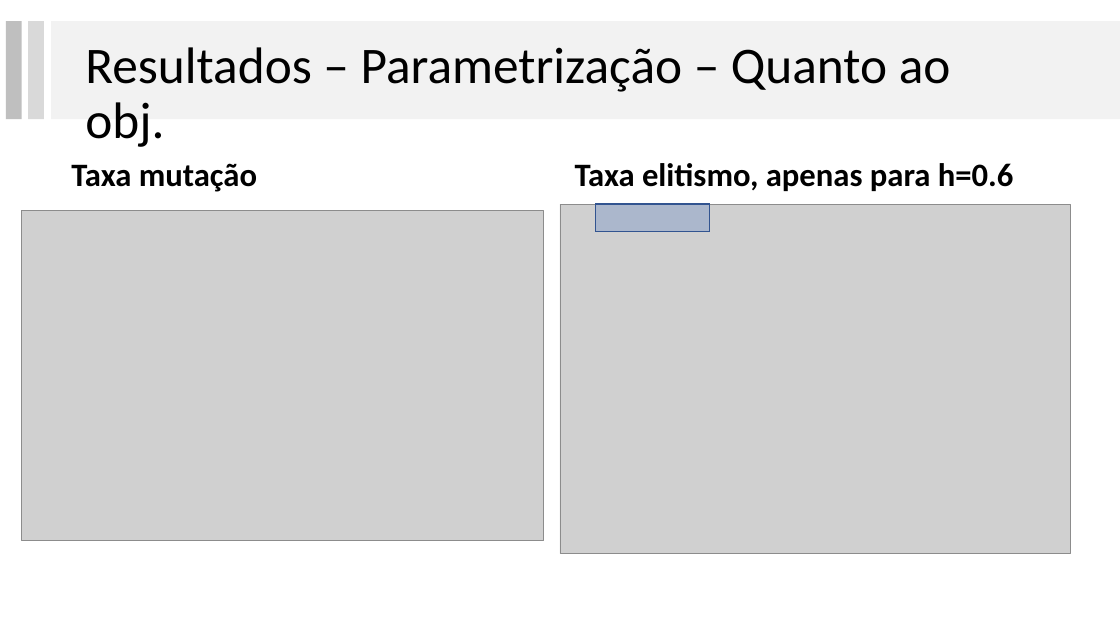
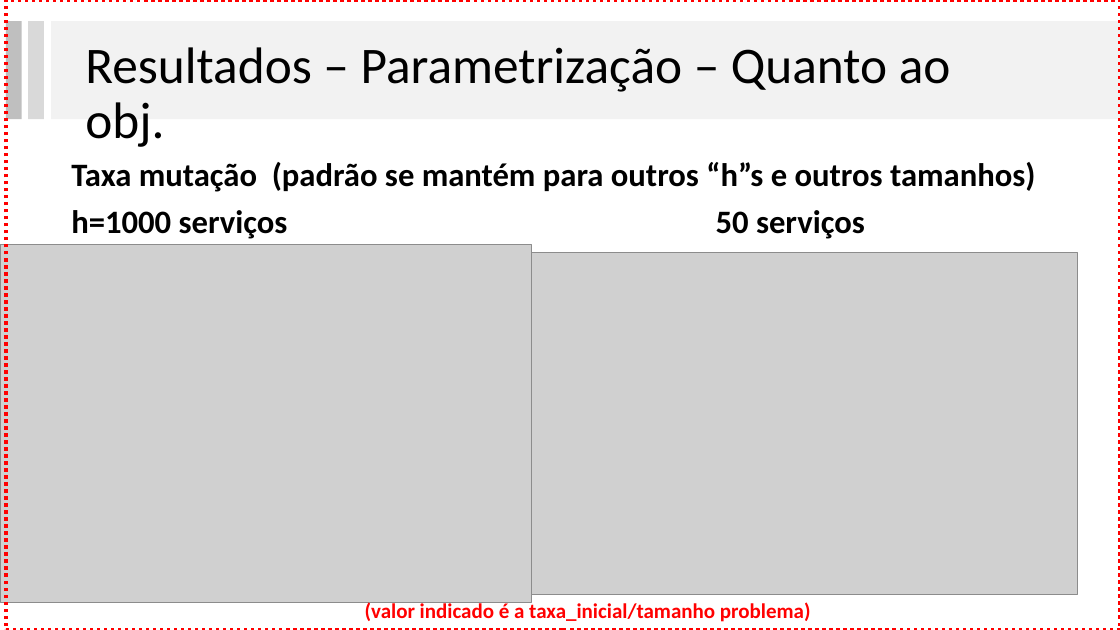
Before and after one commit to lpbiasoto/metaheuristicas, a slide deck: slide 20 of Apresentacao 3/ApresentacaoGA.pptx (slide 19 before the commit). Drawn at 1120x630 pixels with LibreOffice and Linux fonts; fonts in the diff are those of the drawing; grey boxes stand for pictures. Boxes give left, top, right and bottom in pixels: in the first picture for what was removed or moved away, otherwise in the second. Text is boxed around its words. In the diff, an @@ line names an element or a change of style, - is before the commit and + after.

Commit message:
Reteste da parametrização - marcado com " 21-09-13- 12 h 22 m"

```diff
--- a/Apresentacao 3/ApresentacaoGA.pptx
+++ b/Apresentacao 3/ApresentacaoGA.pptx
@@ rectangle added at (6,0,1120,630), outline #FF0000 3 pt dashed @@
@@ text at (71,162,1035,239): text changed @@
-Taxa mutação Taxa elitismo, apenas para h=0.6
+Taxa mutação (padrão se mantém para outros “h”s e outros tamanhos)
+h=1000 serviços 50 serviços
@@ rectangle removed at (596,204,711,231) @@
@@ picture: place and size @@
-picture at (22,211,544,541)
+picture at (0,245,531,602)
@@ picture: place and size @@
-picture at (560,204,1070,554)
+picture at (531,252,1077,594)
@@ text added at (365,600,811,622), 18 pt, text #FF0000, bold @@
+(valor indicado é a taxa_inicial/tamanho problema)
```
Also in this commit, not shown: 8 other slides changed, 1 slide added, 8 other files.
